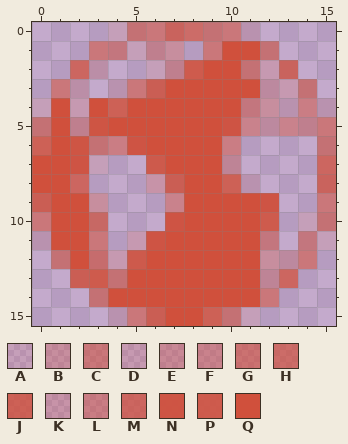
One commit to this pixel-art sprite: TripfinderWeb/TripfinderWeb/Global/Img/grid/MapOpen.png. Above is the file before it was changed.
The file is 16x16 pixels. Pixels under 10% opacity are left out. Colours within 5 levels of each other are drawn and written as one.
Palette (. is transparent): A #cf503820  B #cf503950  C #cf503a90  D #cf503a30  E #cf503a60  F #cf503b70  G #cf503ba0  H #cf503bb0  J #cf503bd0  K #cf503c40  L #cf503c80  M #cf503cc0  N #cf503cf0  P #d0503bdf  Q #d0503c
Once edited:
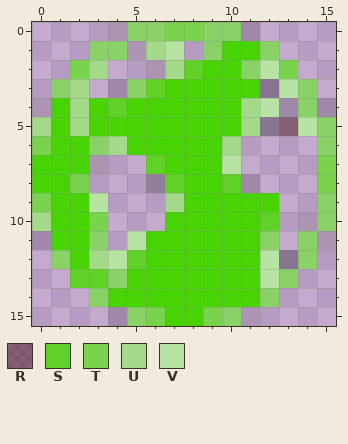
Colours new in this view: R #34000070  S #5fd127  T #79d34d  U #a3d988  V #b8e4a3
Log entry: Issue: #FT-2962 SubTicket: #FT-3185 Component: Changes: 1. Refine map view button color
The edit:
colour A: #cf503820 -> #00000020
colour C: #cf503a90 -> #8ad167
colour K: #cf503c40 -> #00000040
colour Q: #d0503c -> #48d304
y 0: x 7..8 MH -> TT
y 1: x 4 L -> C; x 6..7 EB -> UV
y 2: x 2..3 MD -> TU; x 7..8 EP -> US; x 12..13 DM -> VT
y 3: x 2 D -> U; x 6 J -> S; x 13 D -> V
y 4: x 2 D -> U; x 4 J -> S; x 11..12 LB -> UV; x 14 L -> C
y 5: x 0 C -> U; x 2..3 EN -> UQ; x 10..11 NF -> QU; x 13..14 FE -> RV
y 6: x 0 J -> T; x 2 N -> Q; x 4..5 LN -> UQ; x 10 L -> U
y 7: x 2 N -> Q; x 6 P -> S; x 10 B -> V; x 15 M -> T
y 8: x 2 M -> T; x 7 J -> S; x 10 J -> S; x 15 M -> T
y 9: x 0 J -> T; x 3 B -> V; x 7 F -> U; x 12 N -> Q
y 10: x 0 C -> U; x 3 H -> T; x 7 N -> Q; x 12 P -> S
y 11: x 5..6 DN -> VQ; x 12 L -> C; x 14 L -> C
y 12: x 3..5 GDP -> UVS; x 12 B -> V
y 13: x 2..3 JP -> SS; x 12..13 BM -> VC
y 15: x 6 J -> T; x 9 J -> T
Changed places in both pictures, as pixel boxes (x1, y1, x2, y2):
changed: (32, 22, 336, 326)
